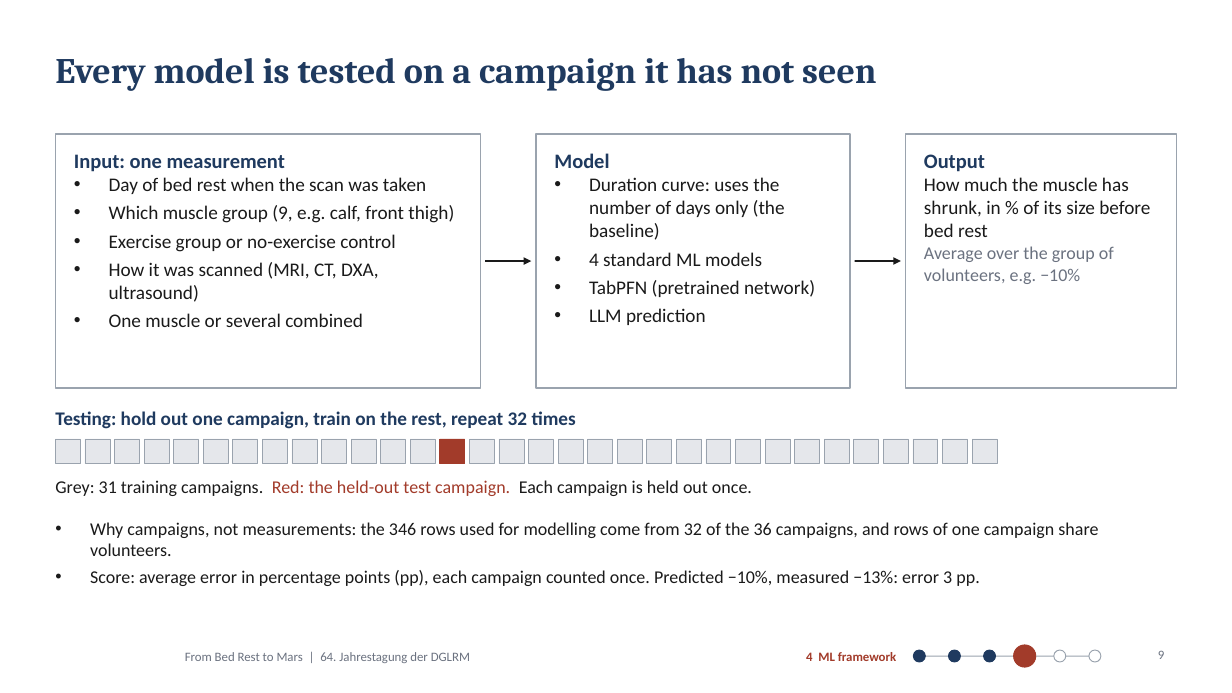
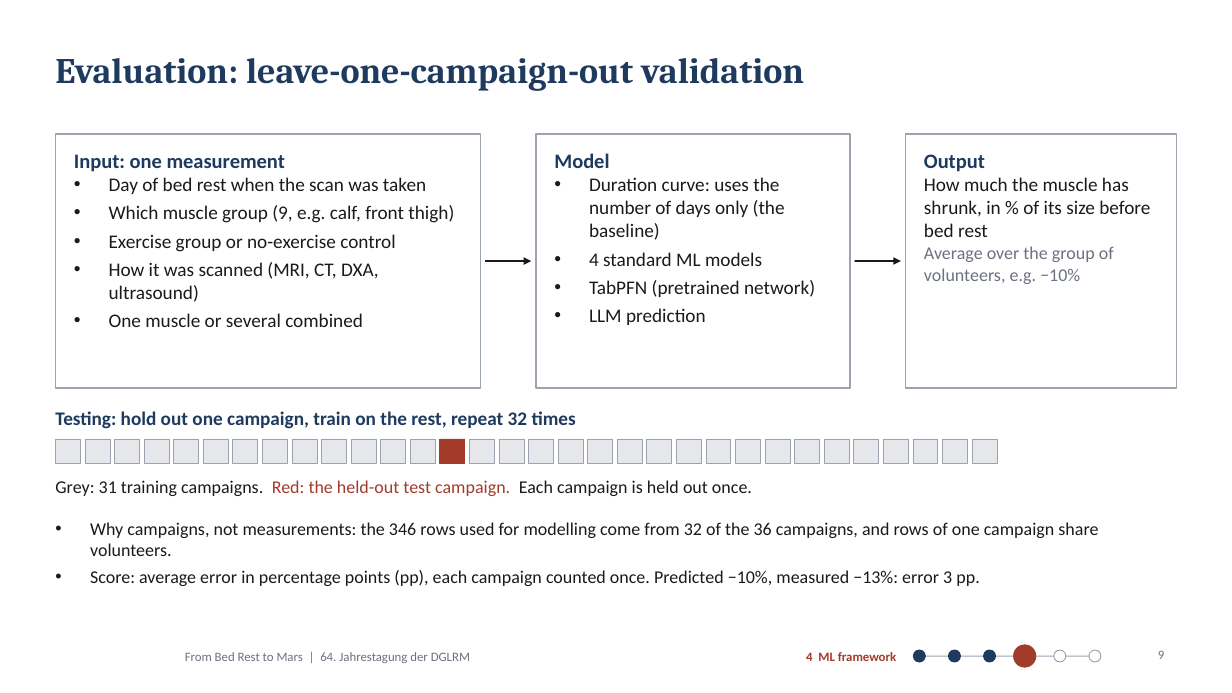
Before and after one commit to MiladBahariQaragoz/BedrestToMars, a slide deck: slide 9 of presentation/bed-rest-to-mars-talk.pptx. Drawn at 1232x693 pixels with LibreOffice and Linux fonts; fonts in the diff are those of the drawing; background and template pictures are left out. Boxes give left, top, right and bottom in pixels: in the first picture for what was removed or moved away, otherwise in the second. Text is boxed around its words. In the diff, an @@ line names an element or a change of style, - is before the commit and + after.

```diff
--- a/presentation/bed-rest-to-mars-talk.pptx
+++ b/presentation/bed-rest-to-mars-talk.pptx
@@ title at [55, 58, 804, 91]: text changed @@
-Every model is tested on a campaign it has not seen
+Evaluation: leave-one-campaign-out validation
```
Also in this commit, not shown: 14 other slides changed, 3 other files.
